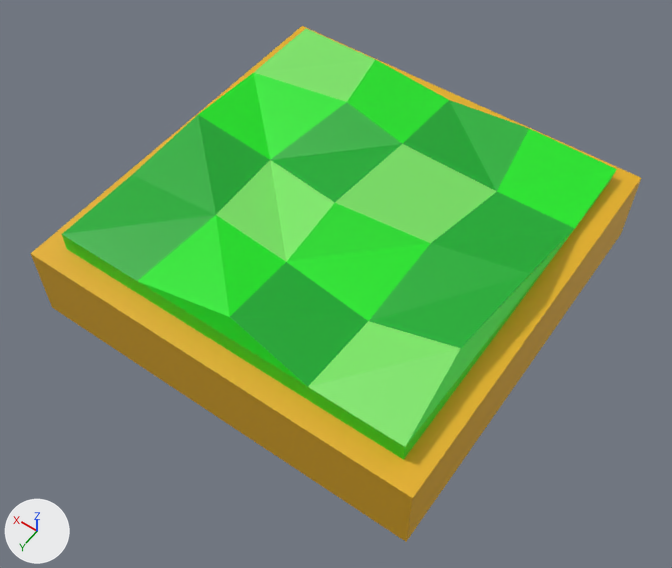
The Blender file Assets/Art/Environment/grass/grass.blend: old version first, new version second.
Before and after are seen from a camera (50 mm lens) standing at (-1.63, 2.37, 3.36) and looking at (-0.08, 0.19, -0.06). Arrows for +X, +Y and +Z are at lower left; the lights stay in place.

The older version as bpy lines, for what is in view:
```python
mat_darker_grass = principled_material('Darker Grass')
mat_darker_grass.base_color = (0.00328, 0.42, 0.0252)  # green #0bad2c
mat_grass = principled_material('Grass')
mat_grass.base_color = (0.00409, 0.8, 0.0102)  # green #0de71a
mat_lighter_grass = principled_material('Lighter Grass')
mat_lighter_grass.base_color = (0.206, 0.8, 0.137)  # green #7de767
me_cube = bpy.data.meshes.new('Cube')
me_cube.from_pydata(...)  # 37 vertices, 29 faces; spans x -1.0..1.0, y -1.0..1.0, z -1.0..2.03
# faces by material slot: [9, 9, 7, 4]
me_cube.materials.append(mat_gold_001)  # yellow #e7b01a
me_cube.materials.append(mat_grass)  # green #0de71a
me_cube.materials.append(mat_darker_grass)  # green #0bad2c
me_cube.materials.append(mat_lighter_grass)  # green #7de767
ob_cube = bpy.data.objects.new('Cube', me_cube)
ob_cube.location = (0.0, 0.0, 0.0)
ob_cube.scale = (1.0, 1.0, 0.2)
```
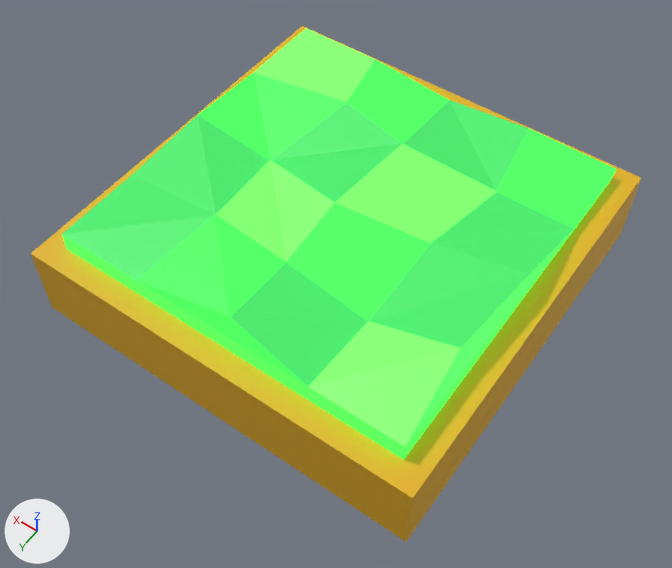
The change, as a diff of the scene's bpy script:
```diff
--- a/Assets/Art/Environment/grass/grass.blend.py
+++ b/Assets/Art/Environment/grass/grass.blend.py
@@ mat_grass @@
 mat_grass.base_color = (0.00409, 0.8, 0.0102)  # green #0de71a
+mat_grass.emission_strength = 2.0
+mat_grass.emission_color = (0.0319, 0.584, 0.0529)  # green #32c941
@@ mat_darker_grass @@
 mat_darker_grass.base_color = (0.00328, 0.42, 0.0252)  # green #0bad2c
+mat_darker_grass.emission_strength = 1.0
+mat_darker_grass.emission_color = (0.0561, 0.434, 0.12)  # green #43b061
@@ mat_lighter_grass @@
 mat_lighter_grass.base_color = (0.206, 0.8, 0.137)  # green #7de767
+mat_lighter_grass.emission_strength = 1.5
+mat_lighter_grass.emission_color = (0.0314, 1.0, 0.0295)  # green #32ff30
```

Location of each change, [x1, y1, x2, y2] in pixels of the pictures (672 x 568 px):
'Cube', recoloured, surface changed: [54, 26, 624, 477] in both
